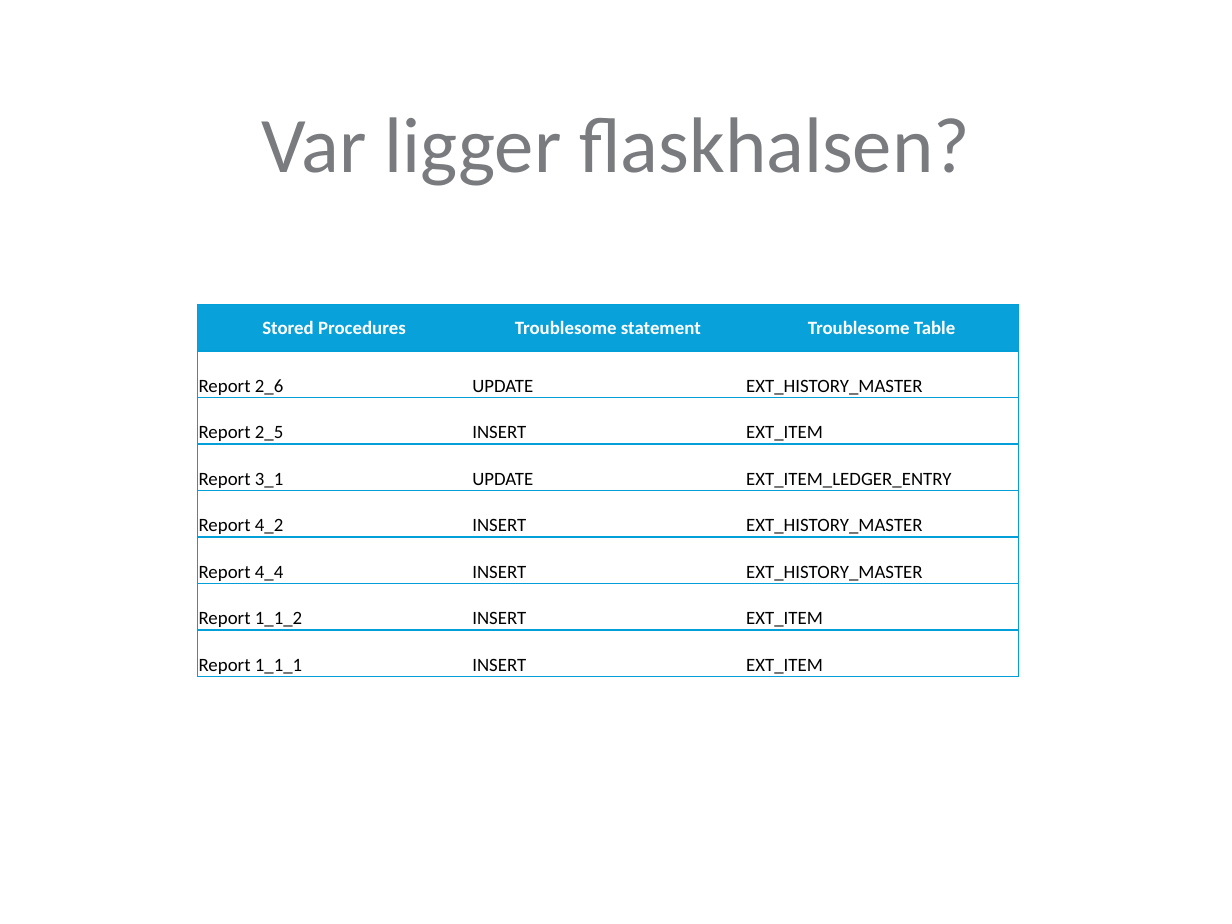
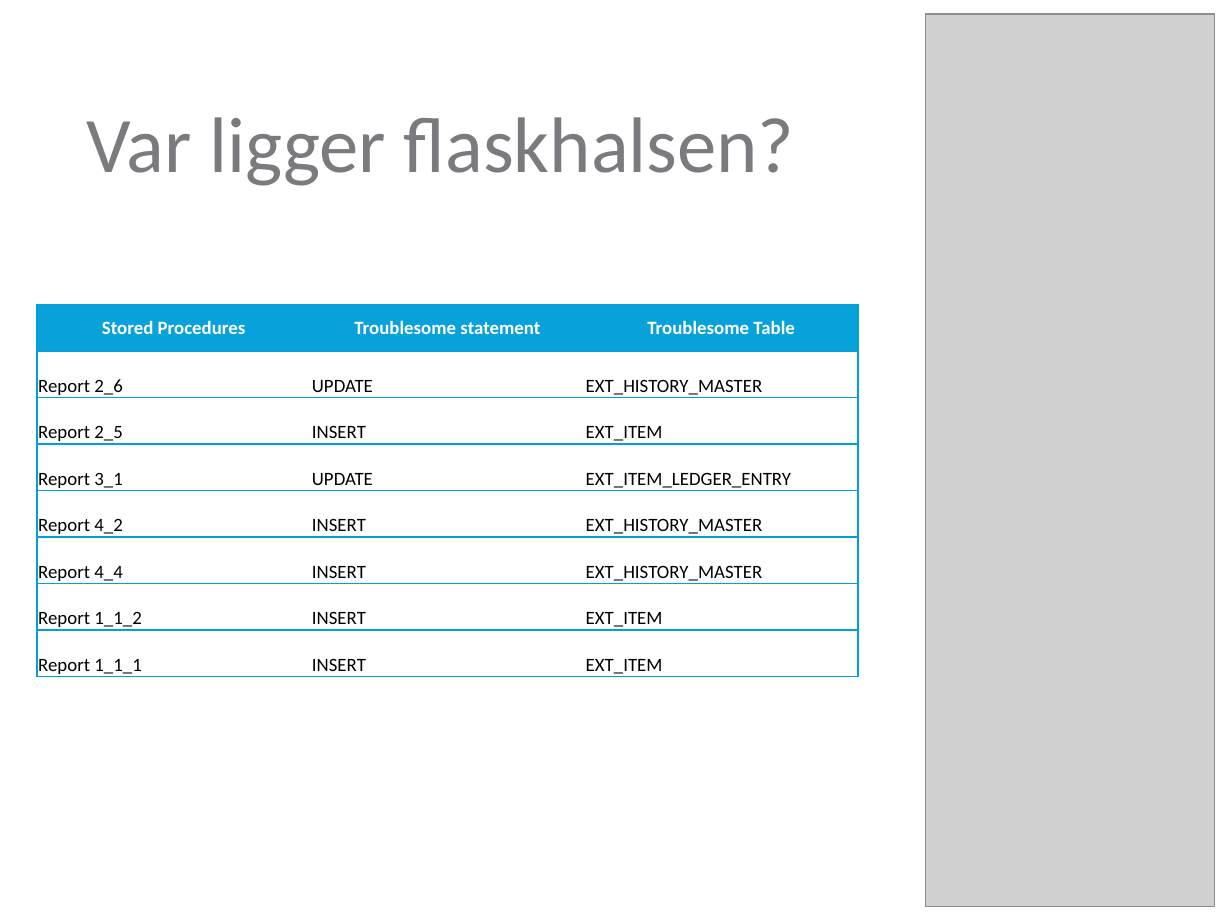
Before and after one commit to Maxenboy/Master-Thesis, a slide deck: slide 17 of Presentation/PresentationLTH.pptx (slide 18 before the commit). Drawn at 1232x924 pixels with LibreOffice and Linux fonts; fonts in the diff are those of the drawing; grey boxes stand for pictures; background and template pictures are left out. Boxes give left, top, right and bottom in pixels: in the first picture for what was removed or moved away, otherwise in the second. Text is boxed around its words. In the diff, an @@ line names an element or a change of style, - is before the commit and + after.

```diff
--- a/Presentation/PresentationLTH.pptx
+++ b/Presentation/PresentationLTH.pptx
@@ title "Var ligger flaskhalsen?" at box(86, 117, 795, 186): alignment centre to left @@
@@ picture added at box(925, 14, 1215, 906) @@
@@ table: place and size @@
-table at box(197, 304, 1018, 678)
+table at box(37, 304, 857, 678)
```
Also in this commit, not shown: 2 other slides changed, 1 slide removed, 1 other file.
